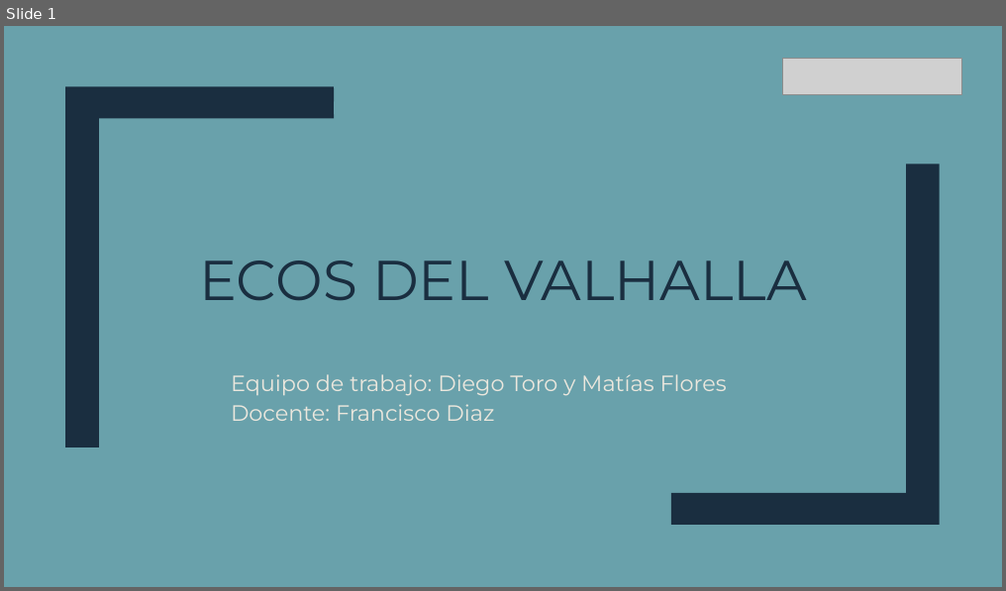
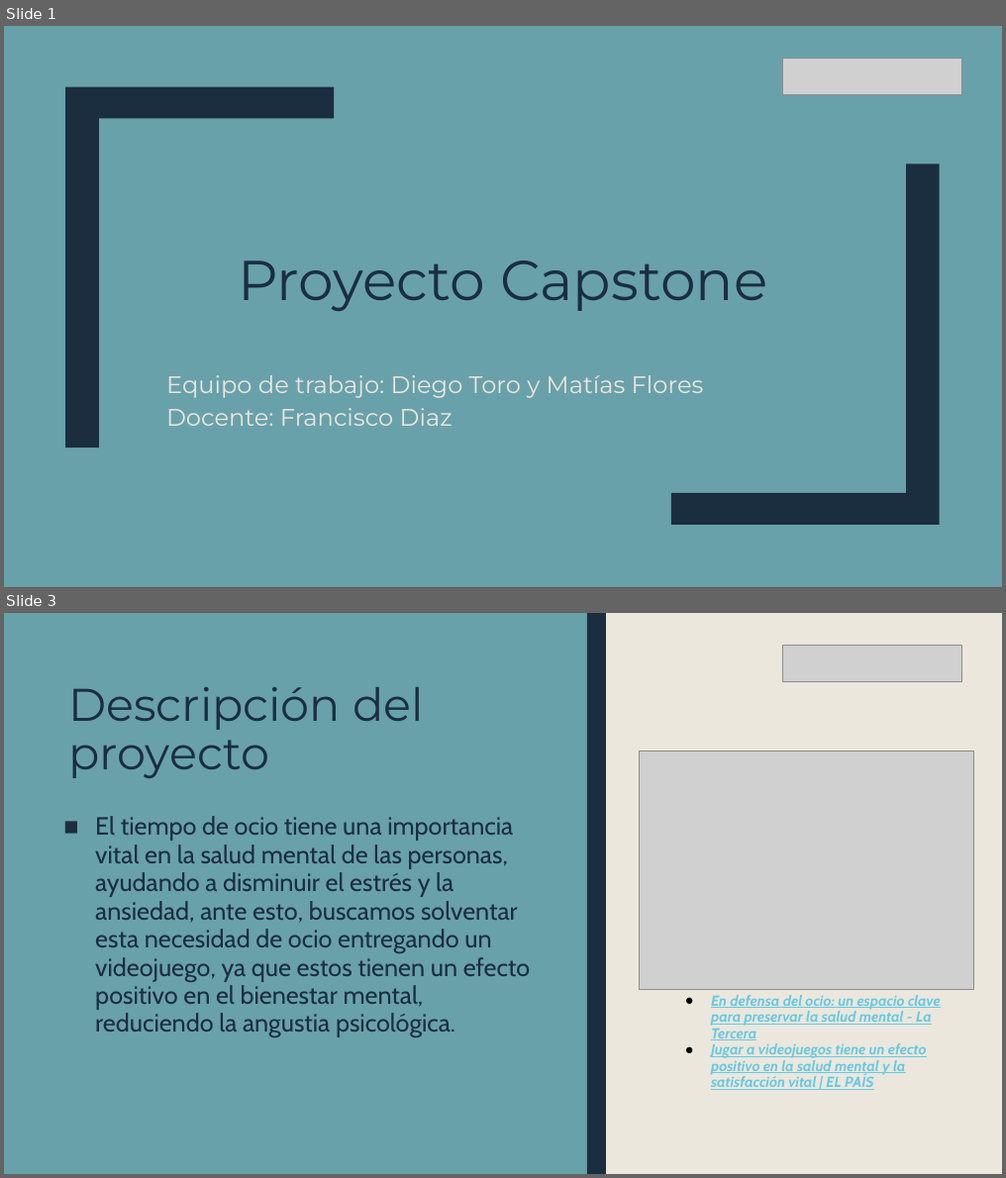
Before and after one commit to ruinedbird/github-capstone, a slide deck: Fase 3/Evidencias grupales/Capstone Roguelike.pptx. Shown one above the other, each under a label of ours: slide 1 before the commit, slides 1 and 3 after it; the slides between them are not shown. The pictures are 1006x591 and 1006x1178 pixels, drawn with LibreOffice and Linux fonts; fonts in the diff are those of the drawing; grey boxes stand for pictures. Boxes give left, top, right and bottom in pixels: in the first picture for what was removed or moved away, otherwise in the second. Text is boxed around its words. In the diff, an @@ line names an element or a change of style, - is before the commit and + after.

```diff
--- a/Fase 3/Evidencias grupales/Capstone Roguelike.pptx
+++ b/Fase 3/Evidencias grupales/Capstone Roguelike.pptx
@@ slide 3 added at (4, 613, 1002, 1174), background #EBE7DD @@
@@ rectangle added at (4, 613, 587, 1174), fill #69A1AB @@
@@ rectangle added at (43, 613, 61, 1174), fill #1A2E40 @@
@@ rectangle added at (587, 613, 606, 1174), fill #1A2E40 @@
@@ picture added at (782, 645, 962, 682) @@
@@ title added at (68, 687, 424, 778), 44 pt, text #1A2E40 @@
+Descripción del proyecto
@@ picture added at (640, 752, 974, 990) @@
@@ text added at (95, 816, 531, 1038), 24 pt, text #1A2E40 @@
+■ El tiempo de ocio tiene una importancia vital en la salud mental de las personas, ayudando a disminuir el estrés y la ansiedad, ante esto, buscamos solventar esta necesidad de ocio entregando un videojuego, ya que estos tienen un efecto positivo en el bienestar mental, reduciendo la angustia psicológica.
@@ text added at (711, 995, 941, 1090), 14 pt, text #66C8E3, bold, italic, underline @@
+● En defensa del ocio: un espacio clave para preservar la salud mental - La Tercera
+● Jugar a videojuegos tiene un efecto positivo en la salud mental y la satisfacción vital | EL PAÍS
@@ slide 1 changed as well @@
@@ freeform shape at (65, 86, 334, 448): rotation 0 to 180 degrees @@
@@ title at (239, 261, 767, 311): text changed @@
-ECOS DEL VALHALLA
+Proyecto Capstone
@@ subtitle "Equipo de trabajo: Diego Toro ...": place and size @@
-subtitle "Equipo de trabajo: Diego Toro ..." at (231, 374, 727, 421)
+subtitle "Equipo de trabajo: Diego Toro ..." at (166, 375, 704, 426)
@@ subtitle "Equipo de trabajo: Diego Toro ..." at (166, 375, 704, 426): size 21.3 to 23 pt @@
```
Also in this commit, not shown: 8 other slides changed, 5 other slides added, 6 slides removed.
